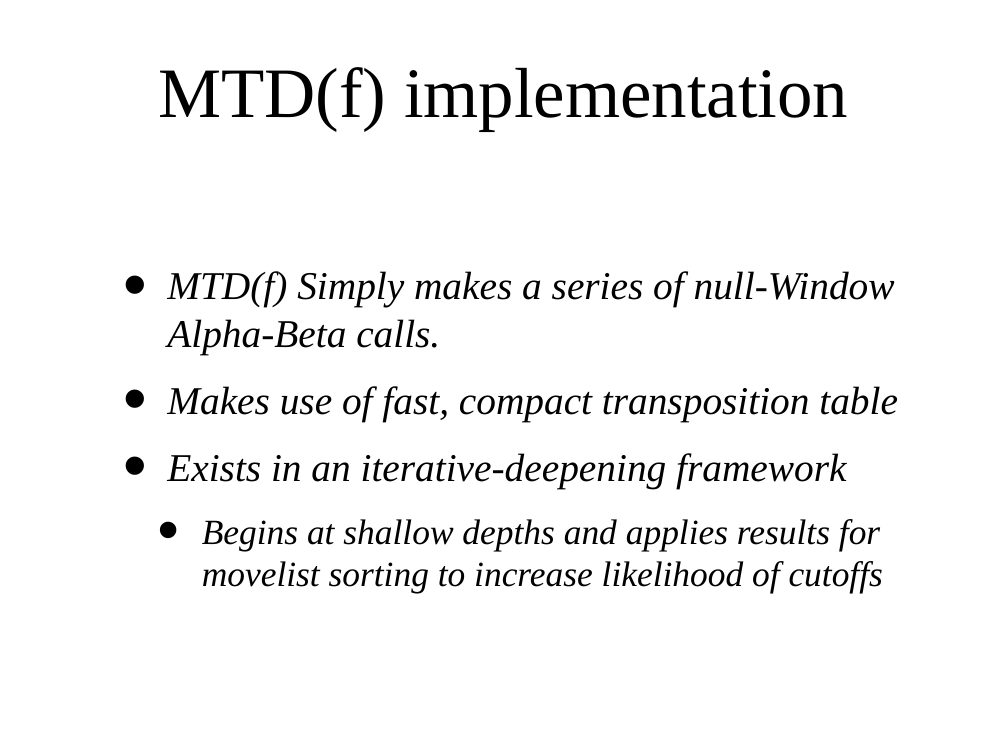
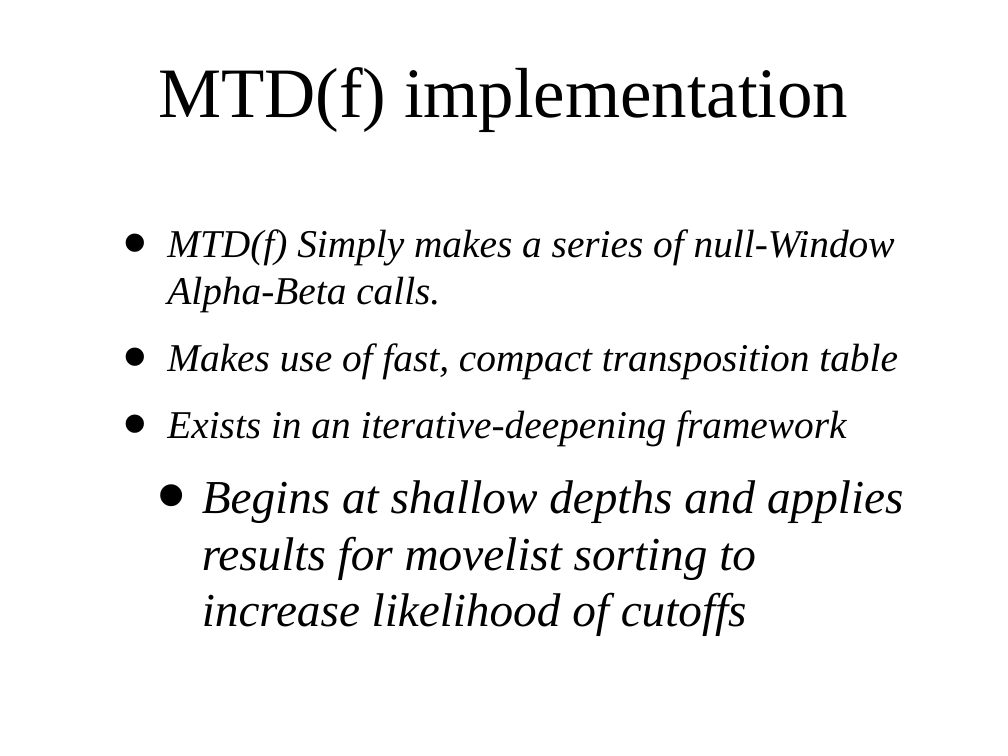
Before and after one commit to amod0017/rit-othello, a slide deck: slide 24 of Othello/other/Othello-Presentation-2.ppt. Drawn at 1008x756 pixels with LibreOffice and Linux fonts; fonts in the diff are those of the drawing; background and template pictures are left out. Boxes give left, top, right and bottom in pixels: in the first picture for what was removed or moved away, otherwise in the second. Text is boxed around its words. In the diff, an @@ line names an element or a change of style, - is before the commit and + after.

```diff
--- a/Othello/other/Othello-Presentation-2.ppt
+++ b/Othello/other/Othello-Presentation-2.ppt
@@ text at [202,480,903,636]: size 36 to 48 pt in "Begins at shallow depths and applies results ..." @@
```
Also in this commit, not shown: 12 other slides changed.
